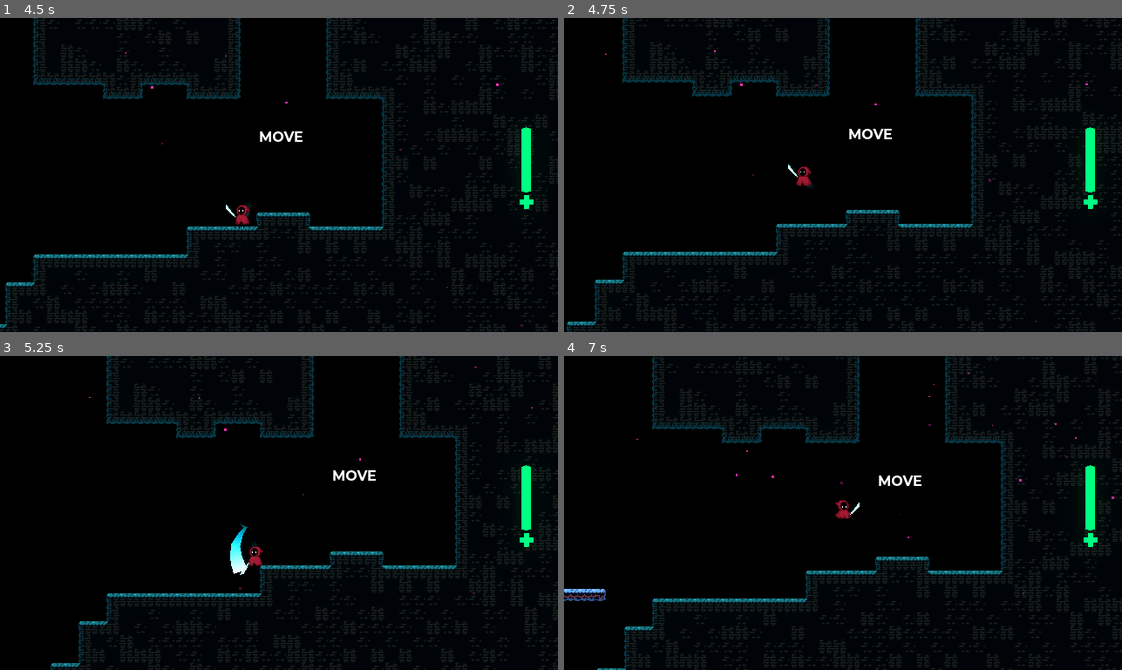
Above: before the commit, frames 1-4 (two rows, left to right).
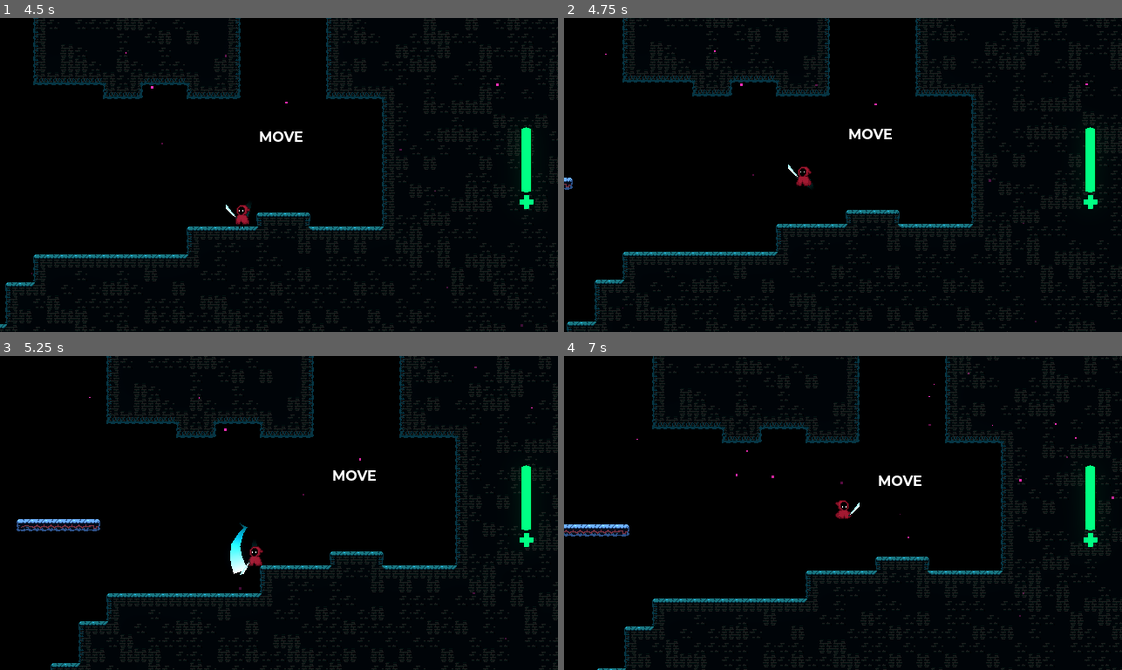
Above: after the commit, the same moments.

Repository: Driannn/AcerolaJam0
Game: Godot game, scene res://Scenes/Main scene/GameScene2.tscn
Same seed, same stepped clock (60 frames per second), same inputs: the game is played once before the commit and once after it. This scene is started directly instead of the project's main scene.
Inputs (mouse positions are in pixels of both pictures, inside the frame that each line leads up to):
- Up to frame 1 (4.5 s): tap Enter (ui_accept) at 0.5 s; move the mouse to (401, 159) at 0.52 s; hold D (move_right) 0.53-1.28 s; tap X (attack) at 0.6, 2.85 s; click (401, 159) at 0.67 s; tap Space (jump) at 0.77, 1.52, 3.02, 3.77 s; move the mouse to (167, 190) at 1.27 s; hold S 1.28-2.03 s; tap C (dash) at 1.35, 3.6 s; move the mouse to (334, 105) at 2.02 s; hold D (move_right) 2.03-2.78 s; hold F 2.03-2.78 s; move the mouse to (251, 237) at 2.77 s; hold W 2.78-3.53 s; click (251, 237) at 2.92 s; move the mouse to (446, 222) at 3.52 s; hold A (move_left) from 3.53 s (still down); move the mouse to (111, 127) at 4.27 s; tap F at 4.35 s
- Up to frame 2 (4.75 s): keep holding A (move_left); tap Space (jump) at 4.52 s
- Up to frame 3 (5.25 s): move the mouse to (306, 513) at 5.02 s; release A (move_left) at 5.03 s; hold S from 5.03 s (still down); tap X (attack) at 5.1 s; click (306, 513) at 5.17 s
- Up to frame 4 (7 s): move the mouse to (759, 434) at 5.77 s; release S at 5.78 s; hold D (move_right) 5.78-6.53 s; tap C (dash) at 5.85 s; tap Space (jump) at 6.02, 6.77 s; move the mouse to (965, 497) at 6.52 s; hold W from 6.53 s (still down); hold F from 6.53 s (still down)

Frame 1 is identical in both runs. In frame 2, less than 0.1% of the frame differs, in the area x 0-2%, y 50-55%; in frame 3, 0.5%; in frame 4, 0.7%, in the area x 0-12%, y 53-79%.

Commit message:
one movable platform

Diff:
--- a/Scenes/Main scene/GameScene2.tscn
+++ b/Scenes/Main scene/GameScene2.tscn
@@ -1,8 +1,9 @@
-[gd_scene load_steps=16 format=3 uid="uid://bxwpthirfhvu1"]
+[gd_scene load_steps=17 format=3 uid="uid://bxwpthirfhvu1"]
 
 [ext_resource type="PackedScene" uid="uid://dyw6lbmwpmdb3" path="res://Scenes/Logic/game_manager.tscn" id="1_vh107"]
 [ext_resource type="PackedScene" uid="uid://db4ivmgtxggnu" path="res://Scenes/TileMaps/my_tile_map1.tscn" id="2_kch4r"]
 [ext_resource type="PackedScene" uid="uid://cohaf6ch0vmw" path="res://Scenes/Interactables/portal.tscn" id="3_bu1nx"]
+[ext_resource type="PackedScene" uid="uid://d0ael7lg5y754" path="res://Scenes/objects/moving_platform.tscn" id="3_qpw2d"]
 [ext_resource type="PackedScene" uid="uid://bubsfc3tvkdsb" path="res://Scenes/Player/my_player.tscn" id="4_rlp64"]
 [ext_resource type="PackedScene" uid="uid://cprdctgkrpvbo" path="res://Scenes/VFX/SnowGeneratorCPU.tscn" id="5_ej83p"]
 [ext_resource type="PackedScene" uid="uid://conia6omml2ck" path="res://Scenes/Logic/path_follow_2d.tscn" id="6_iu6oa"]
@@ -22,9 +23,9 @@
 adjustment_contrast = 1.05
 adjustment_saturation = 8.0
 
-[sub_resource type="Curve2D" id="Curve2D_t11c3"]
+[sub_resource type="Curve2D" id="Curve2D_rsn2d"]
 _data = {
-"points": PackedVector2Array(0, 0, 0, 0, -829, 708, 0, 0, 0, 0, -376, 709, 0, 0, 0, 0, -349, 704, 0, 0, 0, 0, -829, 708)
+"points": PackedVector2Array(0, 0, 0, 0, -257, 589, 0, 0, 0, 0, -104, 589, 0, 0, 0, 0, -63, 581, 0, 0, 0, 0, -257, 589)
 }
 point_count = 4
 
@@ -65,20 +66,25 @@
 
 [node name="Platforms" type="Node2D" parent="LevelsContainer/Tiles"]
 
-[node name="Path2D" type="Path2D" parent="LevelsContainer/Tiles/Platforms"]
-curve = SubResource("Curve2D_t11c3")
+[node name="MovingPlatform" parent="LevelsContainer/Tiles/Platforms" instance=ExtResource("3_qpw2d")]
+position = Vector2(-326, 651)
 
-[node name="PathFollow2D" parent="LevelsContainer/Tiles/Platforms/Path2D" instance=ExtResource("6_iu6oa")]
-position = Vector2(-771.863, 708.126)
-progress = 57.1484
+[node name="platform1" type="Node2D" parent="LevelsContainer/Tiles/Platforms"]
+position = Vector2(-371, 104)
 
-[node name="Glow Purple2" parent="LevelsContainer/Tiles/Platforms/Path2D/PathFollow2D" instance=ExtResource("2_kch4r")]
+[node name="Path2D" type="Path2D" parent="LevelsContainer/Tiles/Platforms/platform1"]
+curve = SubResource("Curve2D_rsn2d")
+
+[node name="PathFollow2D" parent="LevelsContainer/Tiles/Platforms/platform1/Path2D" instance=ExtResource("6_iu6oa")]
+position = Vector2(-257, 589)
+
+[node name="Glow Purple" parent="LevelsContainer/Tiles/Platforms/platform1/Path2D/PathFollow2D" instance=ExtResource("2_kch4r")]
 modulate = Color(4, 1.5, 2, 1)
-rotation = -0.00290755
-layer_0/tile_data = PackedInt32Array(2, 131073, 3, 1, 65537, 3, 0, 65537, 3, 65535, 65537, 3, 65534, 65537, 3, 65533, 1, 3)
+rotation = -0.00511505
+layer_0/tile_data = PackedInt32Array(1, 131073, 3, 0, 65537, 3, 65535, 65537, 3, 65534, 1, 3)
 
 [node name="Glow Purple" parent="LevelsContainer/Tiles" instance=ExtResource("2_kch4r")]
-modulate = Color(4, 1.5, 2, 1)
+modulate = Color(4, 1.5, 1.999, 0.998)
 
 [node name="Glow Green" parent="LevelsContainer/Tiles" instance=ExtResource("2_kch4r")]
 modulate = Color(1, 1.714, 1, 1)
--- a/Scenes/Player/my_player.tscn
+++ b/Scenes/Player/my_player.tscn
@@ -284,6 +284,7 @@
 
 [node name="Background" type="CanvasLayer" parent="."]
 layer = -1
+visible = false
 
 [node name="ColorRect" type="ColorRect" parent="Background"]
 anchors_preset = 15
--- /dev/null
+++ b/Scenes/objects/moving_platform.tscn
@@ -0,0 +1,280 @@
+[gd_scene load_steps=10 format=3 uid="uid://d0ael7lg5y754"]
+
+[ext_resource type="Texture2D" uid="uid://bhfspm5uwyqly" path="res://Assets/Enviroment/FullTileSet_AcerolaJam0-Sheet.png" id="1_rgeiu"]
+[ext_resource type="PackedScene" uid="uid://db4ivmgtxggnu" path="res://Scenes/TileMaps/my_tile_map1.tscn" id="1_xyfef"]
+
+[sub_resource type="TileSetAtlasSource" id="TileSetAtlasSource_g8sd6"]
+texture = ExtResource("1_rgeiu")
+1:0/0 = 0
+1:0/0/terrain_set = 0
+1:0/0/terrain = 0
+1:0/0/terrains_peering_bit/right_side = 0
+1:0/0/terrains_peering_bit/bottom_right_corner = 0
+1:0/0/terrains_peering_bit/bottom_side = 0
+1:0/0/terrains_peering_bit/bottom_left_corner = 0
+1:0/0/terrains_peering_bit/left_side = 0
+2:0/0 = 0
+2:0/0/terrain_set = 0
+2:0/0/terrain = 0
+2:0/0/terrains_peering_bit/bottom_side = 0
+2:0/0/terrains_peering_bit/bottom_left_corner = 0
+2:0/0/terrains_peering_bit/left_side = 0
+3:0/0 = 0
+3:0/0/terrain_set = 0
+3:0/0/terrain = 0
+3:0/0/terrains_peering_bit/bottom_side = 0
+4:0/0 = 0
+4:0/0/terrain_set = 0
+4:0/0/terrain = 0
+4:0/0/terrains_peering_bit/right_side = 0
+4:0/0/terrains_peering_bit/bottom_side = 0
+4:0/0/terrains_peering_bit/bottom_left_corner = 0
+4:0/0/terrains_peering_bit/left_side = 0
+4:0/0/terrains_peering_bit/top_left_corner = 0
+4:0/0/terrains_peering_bit/top_side = 0
+4:0/0/terrains_peering_bit/top_right_corner = 0
+5:0/0 = 0
+5:0/0/terrain_set = 0
+5:0/0/terrain = 0
+5:0/0/terrains_peering_bit/right_side = 0
+5:0/0/terrains_peering_bit/bottom_right_corner = 0
+5:0/0/terrains_peering_bit/bottom_side = 0
+5:0/0/terrains_peering_bit/left_side = 0
+5:0/0/terrains_peering_bit/top_left_corner = 0
+5:0/0/terrains_peering_bit/top_side = 0
+5:0/0/terrains_peering_bit/top_right_corner = 0
+6:0/0 = 0
+7:0/0 = 0
+0:1/0 = 0
+0:1/0/terrain_set = 0
+0:1/0/terrain = 0
+0:1/0/terrains_peering_bit/right_side = 0
+0:1/0/terrains_peering_bit/bottom_right_corner = 0
+0:1/0/terrains_peering_bit/bottom_side = 0
+0:1/0/terrains_peering_bit/top_side = 0
+0:1/0/terrains_peering_bit/top_right_corner = 0
+1:1/0 = 0
+1:1/0/terrain_set = 0
+1:1/0/terrain = 0
+1:1/0/probability = 0.2
+1:1/0/terrains_peering_bit/right_side = 0
+1:1/0/terrains_peering_bit/bottom_right_corner = 0
+1:1/0/terrains_peering_bit/bottom_side = 0
+1:1/0/terrains_peering_bit/bottom_left_corner = 0
+1:1/0/terrains_peering_bit/left_side = 0
+1:1/0/terrains_peering_bit/top_left_corner = 0
+1:1/0/terrains_peering_bit/top_side = 0
+1:1/0/terrains_peering_bit/top_right_corner = 0
+2:1/0 = 0
+2:1/0/terrain_set = 0
+2:1/0/terrain = 0
+2:1/0/terrains_peering_bit/bottom_side = 0
+2:1/0/terrains_peering_bit/bottom_left_corner = 0
+2:1/0/terrains_peering_bit/left_side = 0
+2:1/0/terrains_peering_bit/top_left_corner = 0
+2:1/0/terrains_peering_bit/top_side = 0
+3:1/0 = 0
+3:1/0/terrain_set = 0
+3:1/0/terrain = 0
+3:1/0/terrains_peering_bit/bottom_side = 0
+3:1/0/terrains_peering_bit/top_side = 0
+4:1/0 = 0
+4:1/0/terrain_set = 0
+4:1/0/terrain = 0
+4:1/0/terrains_peering_bit/right_side = 0
+4:1/0/terrains_peering_bit/bottom_right_corner = 0
+4:1/0/terrains_peering_bit/bottom_side = 0
+4:1/0/terrains_peering_bit/bottom_left_corner = 0
+4:1/0/terrains_peering_bit/left_side = 0
+4:1/0/terrains_peering_bit/top_left_corner = 0
+4:1/0/terrains_peering_bit/top_side = 0
+5:1/0 = 0
+5:1/0/terrain_set = 0
+5:1/0/terrain = 0
+5:1/0/terrains_peering_bit/right_side = 0
+5:1/0/terrains_peering_bit/bottom_right_corner = 0
+5:1/0/terrains_peering_bit/bottom_side = 0
+5:1/0/terrains_peering_bit/bottom_left_corner = 0
+5:1/0/terrains_peering_bit/left_side = 0
+5:1/0/terrains_peering_bit/top_side = 0
+5:1/0/terrains_peering_bit/top_right_corner = 0
+6:1/0 = 0
+7:1/0 = 0
+0:2/0 = 0
+0:2/0/terrain_set = 0
+0:2/0/terrain = 0
+0:2/0/terrains_peering_bit/right_side = 0
+0:2/0/terrains_peering_bit/top_side = 0
+0:2/0/terrains_peering_bit/top_right_corner = 0
+1:2/0 = 0
+1:2/0/terrain_set = 0
+1:2/0/terrain = 0
+1:2/0/terrains_peering_bit/right_side = 0
+1:2/0/terrains_peering_bit/left_side = 0
+1:2/0/terrains_peering_bit/top_left_corner = 0
+1:2/0/terrains_peering_bit/top_side = 0
+1:2/0/terrains_peering_bit/top_right_corner = 0
+2:2/0 = 0
+2:2/0/terrain_set = 0
+2:2/0/terrain = 0
+2:2/0/terrains_peering_bit/left_side = 0
+2:2/0/terrains_peering_bit/top_left_corner = 0
+2:2/0/terrains_peering_bit/top_side = 0
+3:2/0 = 0
+3:2/0/terrain_set = 0
+3:2/0/terrain = 0
+3:2/0/terrains_peering_bit/top_side = 0
+4:2/0 = 0
+5:2/0 = 0
+6:2/0 = 0
+7:2/0 = 0
+0:3/0 = 0
+0:3/0/terrain_set = 0
+0:3/0/terrain = 0
+0:3/0/terrains_peering_bit/right_side = 0
+1:3/0 = 0
+1:3/0/terrain_set = 0
+1:3/0/terrain = 0
+1:3/0/terrains_peering_bit/right_side = 0
+1:3/0/terrains_peering_bit/left_side = 0
+2:3/0 = 0
+2:3/0/terrain_set = 0
+2:3/0/terrain = 0
+2:3/0/terrains_peering_bit/left_side = 0
+3:3/0 = 0
+3:3/0/terrain_set = 0
+3:3/0/terrain = 0
+4:3/0 = 0
+5:3/0 = 0
+6:3/0 = 0
+7:3/0 = 0
+0:4/0 = 0
+0:4/0/terrain_set = 0
+0:4/0/terrain = 0
+0:4/0/probability = 0.4
+0:4/0/terrains_peering_bit/right_side = 0
+0:4/0/terrains_peering_bit/bottom_right_corner = 0
+0:4/0/terrains_peering_bit/bottom_side = 0
+0:4/0/terrains_peering_bit/bottom_left_corner = 0
+0:4/0/terrains_peering_bit/left_side = 0
+0:4/0/terrains_peering_bit/top_left_corner = 0
+0:4/0/terrains_peering_bit/top_side = 0
+0:4/0/terrains_peering_bit/top_right_corner = 0
+1:4/0 = 0
+1:4/0/terrain_set = 0
+1:4/0/terrain = 0
+1:4/0/probability = 0.4
+1:4/0/terrains_peering_bit/right_side = 0
+1:4/0/terrains_peering_bit/bottom_right_corner = 0
+1:4/0/terrains_peering_bit/bottom_side = 0
+1:4/0/terrains_peering_bit/bottom_left_corner = 0
+1:4/0/terrains_peering_bit/left_side = 0
+1:4/0/terrains_peering_bit/top_left_corner = 0
+1:4/0/terrains_peering_bit/top_side = 0
+1:4/0/terrains_peering_bit/top_right_corner = 0
+2:4/0 = 0
+2:5/0 = 0
+4:5/0 = 0
+2:6/0 = 0
+3:6/0 = 0
+3:6/0/terrain_set = 0
+3:6/0/terrain = 0
+3:6/0/terrains_peering_bit/right_side = 0
+3:6/0/terrains_peering_bit/bottom_right_corner = 0
+3:6/0/terrains_peering_bit/bottom_side = 0
+3:6/0/terrains_peering_bit/bottom_left_corner = 0
+3:6/0/terrains_peering_bit/left_side = 0
+3:6/0/terrains_peering_bit/top_left_corner = 0
+3:6/0/terrains_peering_bit/top_right_corner = 0
+0:0/0 = 0
+0:0/0/terrain_set = 0
+0:0/0/terrain = 0
+0:0/0/terrains_peering_bit/right_side = 0
+0:0/0/terrains_peering_bit/bottom_right_corner = 0
+0:0/0/terrains_peering_bit/bottom_side = 0
+4:6/0 = 0
+
+[sub_resource type="TileSet" id="TileSet_jblom"]
+terrain_set_0/mode = 0
+terrain_set_0/terrain_0/name = "Terrain 0"
+terrain_set_0/terrain_0/color = Color(0.5, 0.34375, 0.25, 1)
+sources/1 = SubResource("TileSetAtlasSource_g8sd6")
+
+[sub_resource type="RectangleShape2D" id="RectangleShape2D_1yxqh"]
+size = Vector2(96, 12)
+
+[sub_resource type="Animation" id="Animation_a1bvc"]
+resource_name = "RESET"
+
+[sub_resource type="Animation" id="Animation_yns2s"]
+resource_name = "move_h"
+length = 4.0
+loop_mode = 1
+tracks/0/type = "value"
+tracks/0/imported = false
+tracks/0/enabled = true
+tracks/0/path = NodePath(".:position")
+tracks/0/interp = 1
+tracks/0/loop_wrap = true
+tracks/0/keys = {
+"times": PackedFloat32Array(0, 2),
+"transitions": PackedFloat32Array(1, 1),
+"update": 0,
+"values": [Vector2(0, 6.10352e-05), Vector2(200, 0)]
+}
+
+[sub_resource type="Animation" id="Animation_pm7ey"]
+resource_name = "move_v"
+length = 2.0
+loop_mode = 1
+tracks/0/type = "value"
+tracks/0/imported = false
+tracks/0/enabled = true
+tracks/0/path = NodePath(".:position")
+tracks/0/interp = 1
+tracks/0/loop_wrap = true
+tracks/0/keys = {
+"times": PackedFloat32Array(0, 1),
+"transitions": PackedFloat32Array(1, 1),
+"update": 0,
+"values": [Vector2(0, 6.10352e-05), Vector2(0, -100)]
+}
+
+[sub_resource type="AnimationLibrary" id="AnimationLibrary_0vwkq"]
+_data = {
+"RESET": SubResource("Animation_a1bvc"),
+"move_h": SubResource("Animation_yns2s"),
+"move_v": SubResource("Animation_pm7ey")
+}
+
+[node name="MovingPlatform" type="Node2D"]
+
+[node name="Platform" type="AnimatableBody2D" parent="."]
+position = Vector2(137.805, 1.89803e-05)
+
+[node name="MyTileMap" parent="Platform" instance=ExtResource("1_xyfef")]
+position = Vector2(-137.805, -1.89803e-05)
+tile_set = SubResource("TileSet_jblom")
+layer_0/tile_data = PackedInt32Array(-65534, 131073, 3, -65535, 65537, 3, -65536, 65537, 3, -1, 65537, 3, -2, 65537, 3, -3, 1, 3)
+
+[node name="Purple" parent="Platform" instance=ExtResource("1_xyfef")]
+modulate = Color(4, 1.5, 2, 1)
+position = Vector2(-137.805, -1.89803e-05)
+tile_set = SubResource("TileSet_jblom")
+layer_0/tile_data = PackedInt32Array(-65534, 131073, 3, -65535, 65537, 3, -65536, 65537, 3, -1, 65537, 3, -2, 65537, 3, -3, 1, 3)
+
+[node name="Sprite2D" type="Sprite2D" parent="Platform"]
+visible = false
+texture = ExtResource("1_rgeiu")
+region_enabled = true
+region_rect = Rect2(0, 48, 48, 16)
+
+[node name="CollisionShape2D" type="CollisionShape2D" parent="Platform"]
+position = Vector2(-137.805, -6.00002)
+shape = SubResource("RectangleShape2D_1yxqh")
+
+[node name="AnimationPlayer" type="AnimationPlayer" parent="Platform"]
+libraries = {
+"": SubResource("AnimationLibrary_0vwkq")
+}
+autoplay = "move_h"
--- a/project.godot
+++ b/project.godot
@@ -157,4 +157,5 @@
 
 textures/canvas_textures/default_texture_filter=0
 renderer/rendering_method.mobile="gl_compatibility"
+environment/defaults/default_clear_color=Color(0, 0, 0, 1)
 viewport/hdr_2d=true
